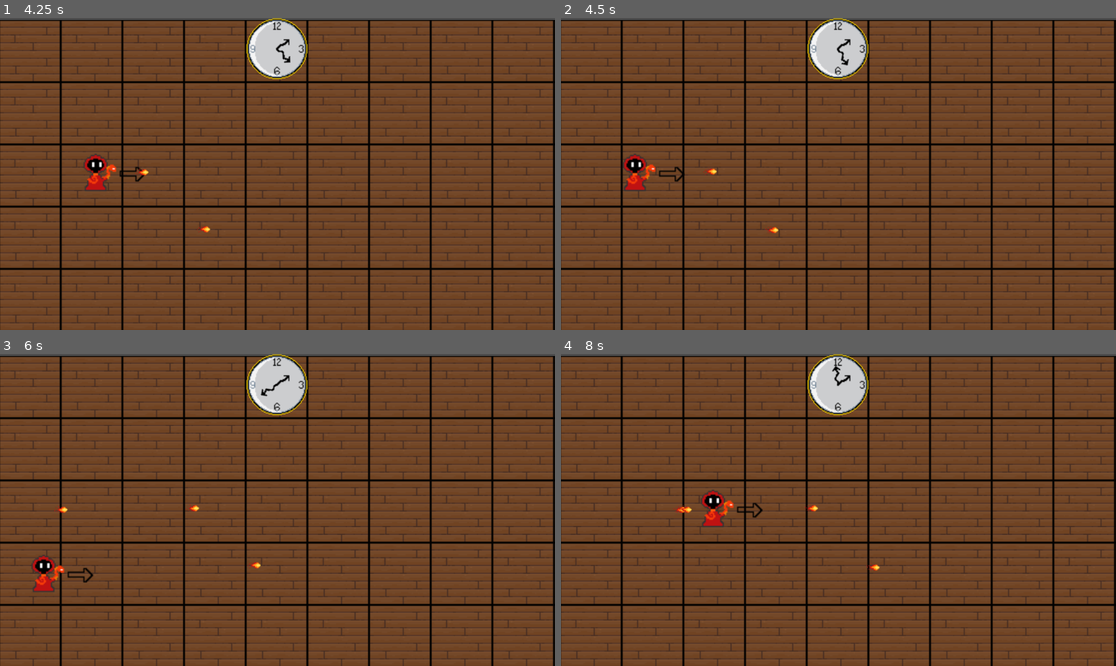
Above: before the commit, frames 1-4 (two rows, left to right).
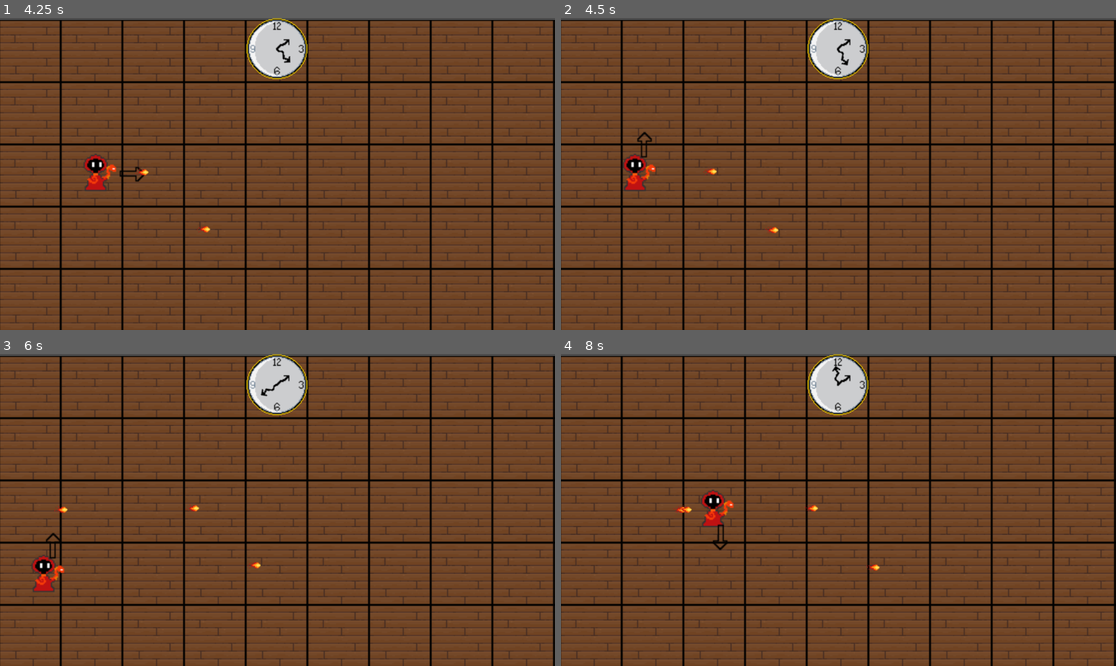
Above: after the commit, the same moments.

Repository: tredden330/Pixel_Wiz
Game: Godot game, scene res://level.tscn
The game is run twice, just before and just after one commit, with the same random seed, the same clock (stepped at 60 frames per second) and the same inputs.
Inputs (mouse positions are in pixels of both pictures, inside the frame that each line leads up to):
- Up to frame 1 (4.25 s): move the mouse to (399, 158) at 0.52 s; hold D (right) 0.53-1.28 s; hold E (fireball) 0.53-1.28 s; move the mouse to (166, 189) at 1.27 s; hold S (down) 1.28-2.03 s; tap Down (move_down_2) at 1.35 s; move the mouse to (333, 105) at 2.02 s; hold D (right) 2.03-2.78 s; hold Up (move_up_2) 2.03-2.78 s; move the mouse to (249, 236) at 2.77 s; hold W (move_up_1) 2.78-3.53 s; tap E (fireball) at 2.85 s; move the mouse to (444, 220) at 3.52 s; hold A (left) from 3.53 s (still down); hold Down (move_down_2) from 3.53 s (still down)
- Up to frame 2 (4.5 s): keep holding A (left); move the mouse to (672, 127) at 4.27 s; release Down (move_down_2) at 4.28 s; tap Up (move_up_2) at 4.35 s
- Up to frame 3 (6 s): move the mouse to (305, 510) at 5.02 s; release A (left) at 5.03 s; hold S (down) 5.03-5.78 s; hold E (fireball) 5.03-5.78 s; move the mouse to (194, 432) at 5.77 s; hold D (right) from 5.78 s (still down); tap Down (move_down_2) at 5.85 s
- Up to frame 4 (8 s): move the mouse to (960, 494) at 6.52 s; release D (right) at 6.53 s; hold W (move_up_1) 6.53-7.28 s; hold Up (move_up_2) 6.53-7.28 s; move the mouse to (727, 525) at 7.27 s; hold D (right) from 7.28 s (still down); tap E (fireball) at 7.35 s

Frame 1 is identical in both runs. In frame 2, 0.1% of the frame differs, in the area x 13-22%, y 36-53%; in frame 3, 0.1%; in frame 4, 0.2%, in the area x 27-37%, y 47-63%.

Commit message:
add directional arrow

Diff:
--- a/wizard_battler/Scripts/player_movement.gd
+++ b/wizard_battler/Scripts/player.gd
@@ -54,4 +54,17 @@
 		idleAnimation.show()
 		castingAnimation.hide()
 
-	print(timer)
+	#update directional arrow
+	var player_location_minus_mouse = get_viewport().get_mouse_position() - position
+	if abs(player_location_minus_mouse.x) > abs(player_location_minus_mouse.y):
+		if (player_location_minus_mouse.x > 0):
+			$Arrow_parent.rotation_degrees = 0
+		else:
+			$Arrow_parent.rotation_degrees = 180
+	else:
+		if (player_location_minus_mouse.y > 0):
+			$Arrow_parent.rotation_degrees = 90
+		else:
+			$Arrow_parent.rotation_degrees = 270
+
+	print($Arrow_parent.rotation)
--- a/wizard_battler/player_1.tscn
+++ b/wizard_battler/player_1.tscn
@@ -1,13 +1,13 @@
 [gd_scene load_steps=5 format=3 uid="uid://bb0wxkjct7qbb"]
 
-[ext_resource type="Script" path="res://Scripts/player_movement.gd" id="1_e0jcg"]
+[ext_resource type="Script" path="res://Scripts/player.gd" id="1_5msb1"]
 [ext_resource type="Texture2D" uid="uid://bvbpeuxk1prnm" path="res://Graphics/Fire/Fire Wizard0.png" id="1_jn58r"]
 [ext_resource type="Texture2D" uid="uid://dyb7t5xnaiuen" path="res://Graphics/Fire/Fire Wizard1.png" id="3_jefqg"]
 [ext_resource type="Texture2D" uid="uid://d3yu6s088we2n" path="res://Graphics/UI/Arrow.png" id="4_1ewdj"]
 
 [node name="Player1" type="Node2D"]
 scale = Vector2(2.5, 2.5)
-script = ExtResource("1_e0jcg")
+script = ExtResource("1_5msb1")
 
 [node name="Fire_Casting" type="Sprite2D" parent="."]
 texture = ExtResource("3_jefqg")
@@ -16,8 +16,8 @@
 visible = false
 texture = ExtResource("1_jn58r")
 
-[node name="Node2D" type="Node2D" parent="."]
+[node name="Arrow_parent" type="Node2D" parent="."]
 
-[node name="Arrow" type="Sprite2D" parent="Node2D"]
+[node name="Arrow" type="Sprite2D" parent="Arrow_parent"]
 position = Vector2(26, -1)
 texture = ExtResource("4_1ewdj")
